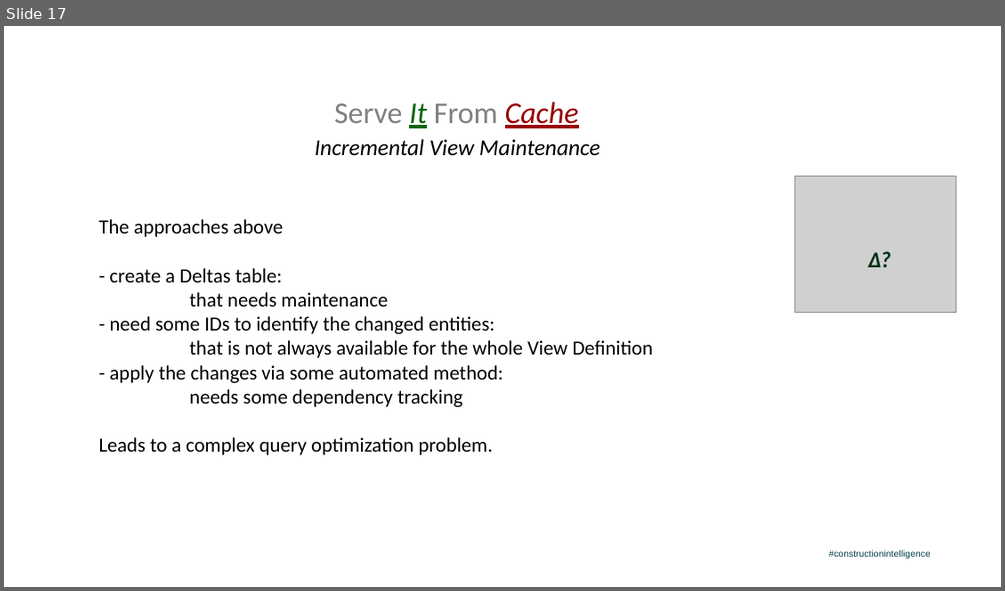
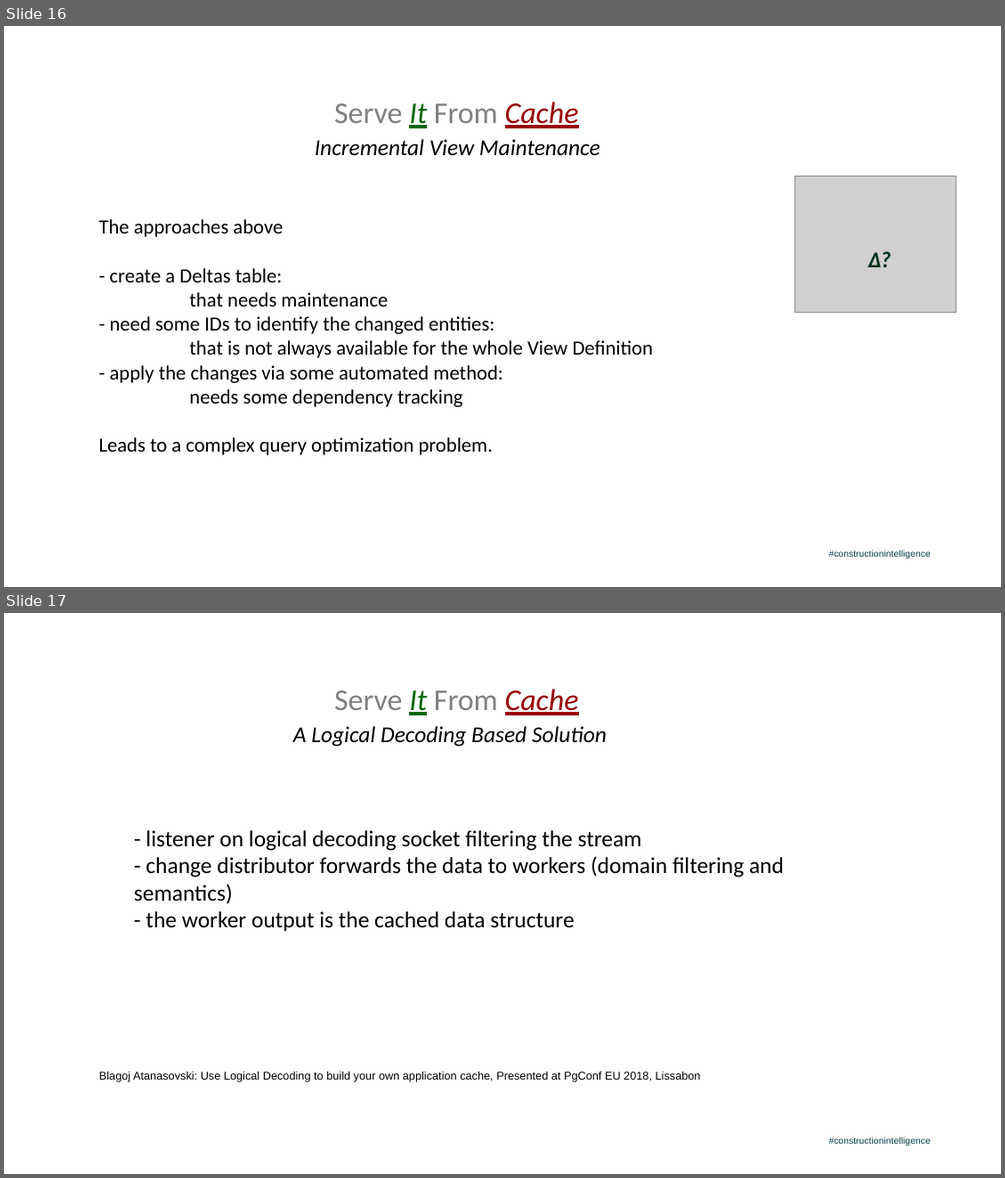
Before and after one commit to salmonix/incremental_query_cache, a slide deck: Milan_PgConf2019_Presentation.odp. Shown one above the other, each under a label of ours: slide 17 before the commit, slides 16 and 17 after it. The pictures are 1005x591 and 1005x1178 pixels, drawn with LibreOffice and Linux fonts; fonts in the diff are those of the drawing; grey boxes stand for pictures; background and template pictures are left out. Boxes give left, top, right and bottom in pixels: in the first picture for what was removed or moved away, otherwise in the second. Text is boxed around its words. In the diff, an @@ line names an element or a change of style, - is before the commit and + after.

Commit message:
further slides for conf pres

```diff
--- a/Milan_PgConf2019_Presentation.odp
+++ b/Milan_PgConf2019_Presentation.odp
@@ slide 17 added at [4,613,1001,1174], background #FFFFFF; not listed: 1 template element that a slide beside it also shows @@
@@ text added at [334,689,579,715], 48 pt, text #808080 @@
+Serve It From Cache
@@ text added at [293,726,607,747], 36 pt, text #000000, italic @@
+A Logical Decoding Based Solution
@@ text added at [134,830,784,931], 36 pt, text #000000 @@
+- listener on logical decoding socket filtering the stream
+- change distributor forwards the data to workers (domain filtering and semantics)
+- the worker output is the cached data structure
@@ text added at [99,1070,701,1082], 18 pt, text #000000 @@
+Blagoj Atanasovski: Use Logical Decoding to build your own application cache, Presented at PgConf EU 2018, Lissabon
@@ what was slide 17 is now slide 16 @@
```
Also in this commit, not shown: 4 slides changed, 1 other slide added, 1 slide removed.
